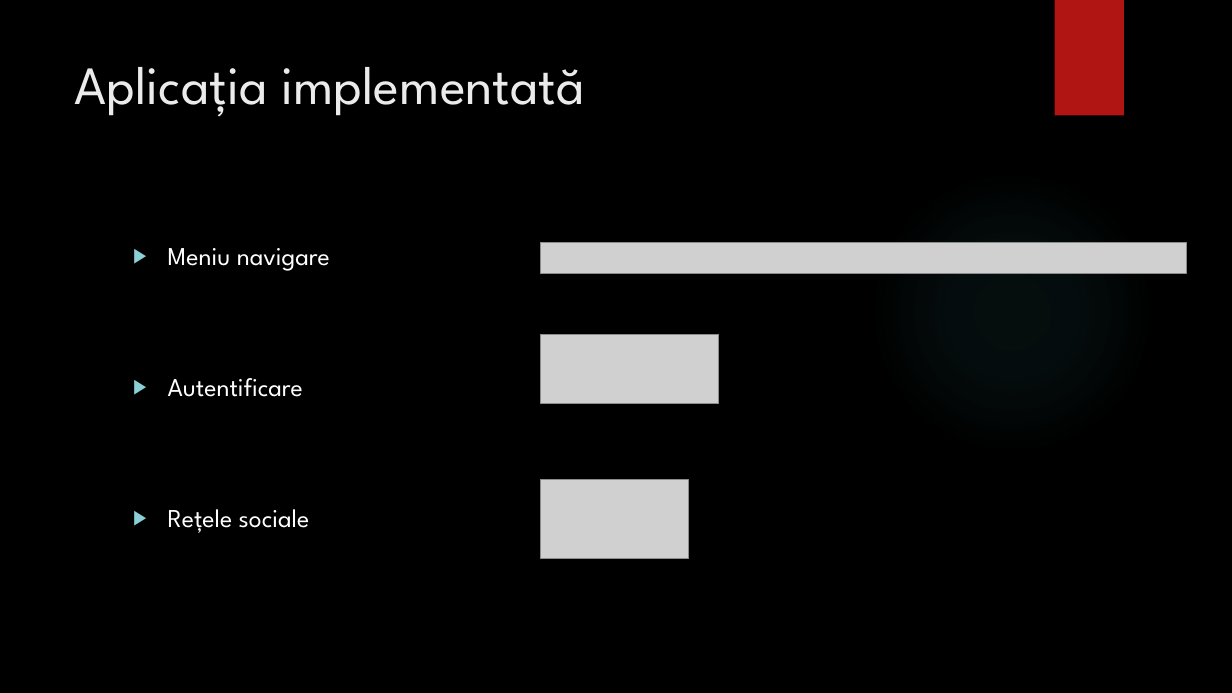
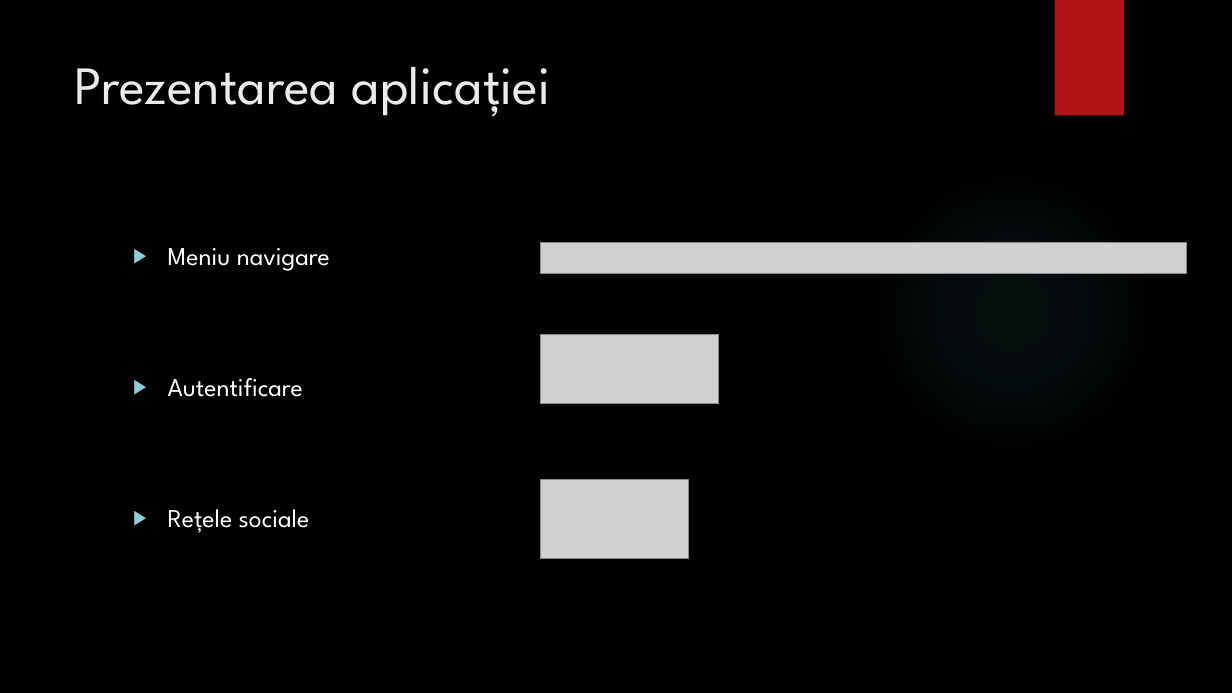
Before and after one commit to bogdanmatra/stoma, a slide deck: slide 11 of documentation/Prezentare_Licenta_Matragociu_Bogdan.pptx (slide 9 before the commit). Drawn at 1232x693 pixels with LibreOffice and Linux fonts; fonts in the diff are those of the drawing; grey boxes stand for pictures; background and template pictures are left out. Boxes give left, top, right and bottom in pixels: in the first picture for what was removed or moved away, otherwise in the second. Text is boxed around its words. In the diff, an @@ line names an element or a change of style, - is before the commit and + after.

```diff
--- a/documentation/Prezentare_Licenta_Matragociu_Bogdan.pptx
+++ b/documentation/Prezentare_Licenta_Matragociu_Bogdan.pptx
@@ title at (x1=75, y1=67, x2=551, y2=117): text changed @@
-Aplicația implementată
+Prezentarea aplicației
```
Also in this commit, not shown: 8 other slides changed, 4 slides added, 2 slides removed, 1 other file.
